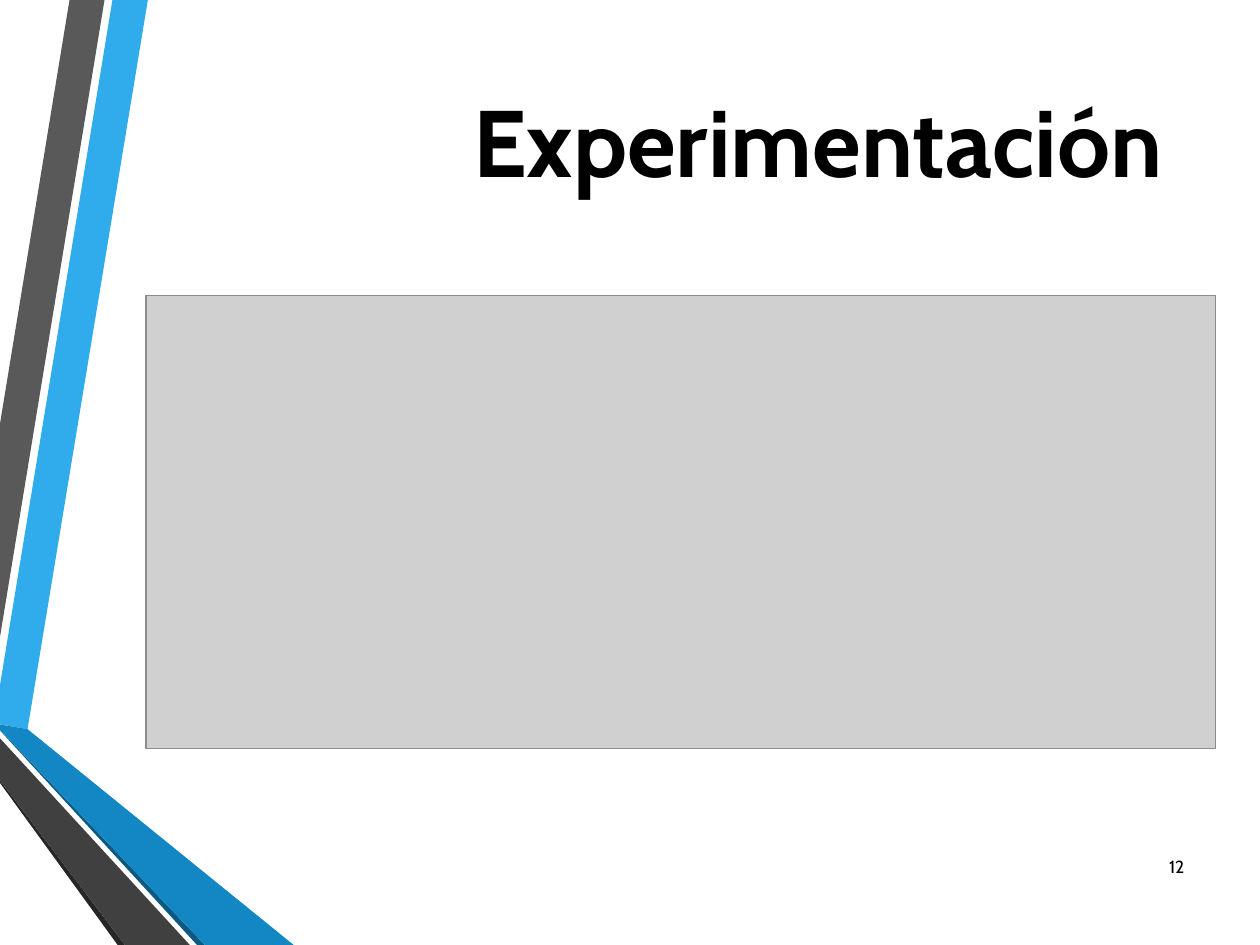
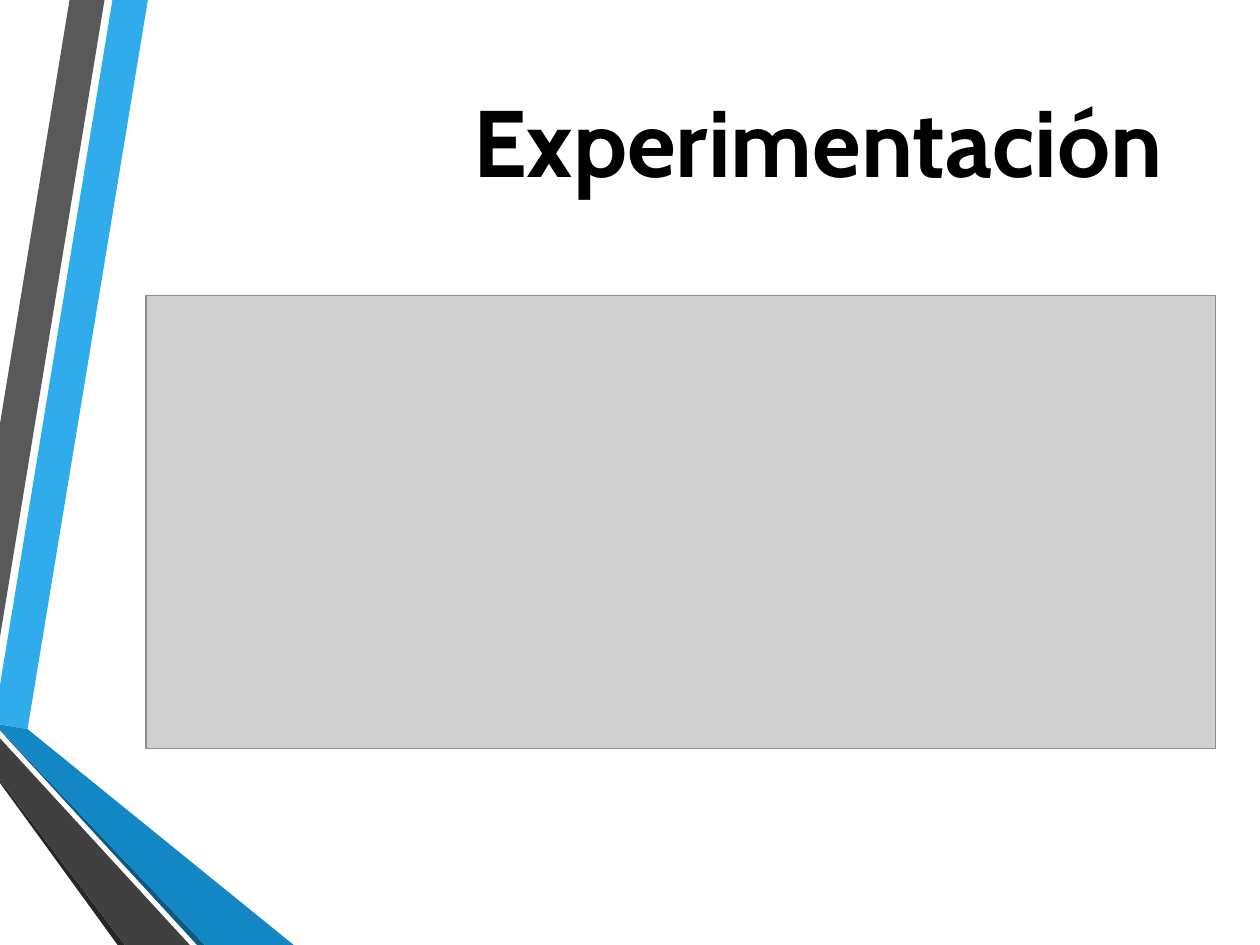
Before and after one commit to raulbenitezmartinez/tesisclei, a slide deck: slide 12 of Presentacion CLEI-JAIIO 2017.pptx. Drawn at 1260x945 pixels with LibreOffice and Linux fonts; fonts in the diff are those of the drawing; grey boxes stand for pictures; background and template pictures are left out. Boxes give left, top, right and bottom in pixels: in the first picture for what was removed or moved away, otherwise in the second. Text is boxed around its words. In the diff, an @@ line names an element or a change of style, - is before the commit and + after.

```diff
--- a/Presentacion CLEI-JAIIO 2017.pptx
+++ b/Presentacion CLEI-JAIIO 2017.pptx
@@ page number removed at (1169,860,1184,873) @@
-12
```
Also in this commit, not shown: 17 other slides changed, 1 slide added.
